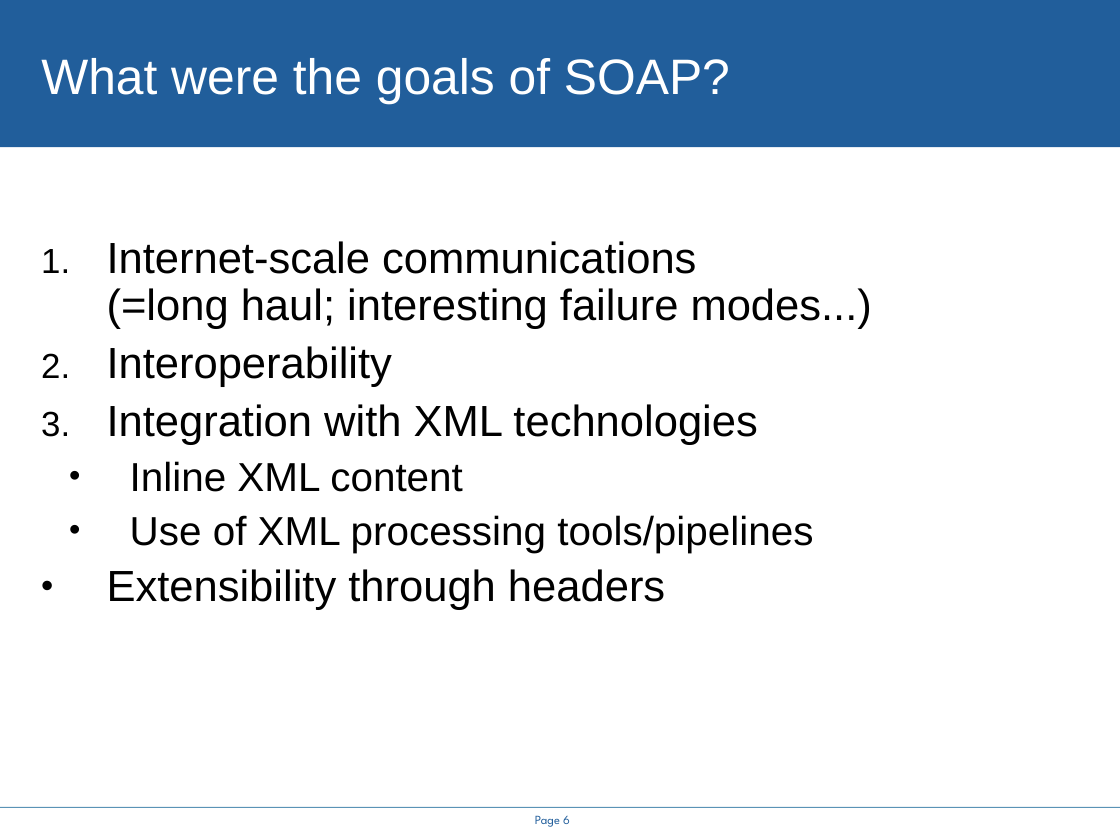
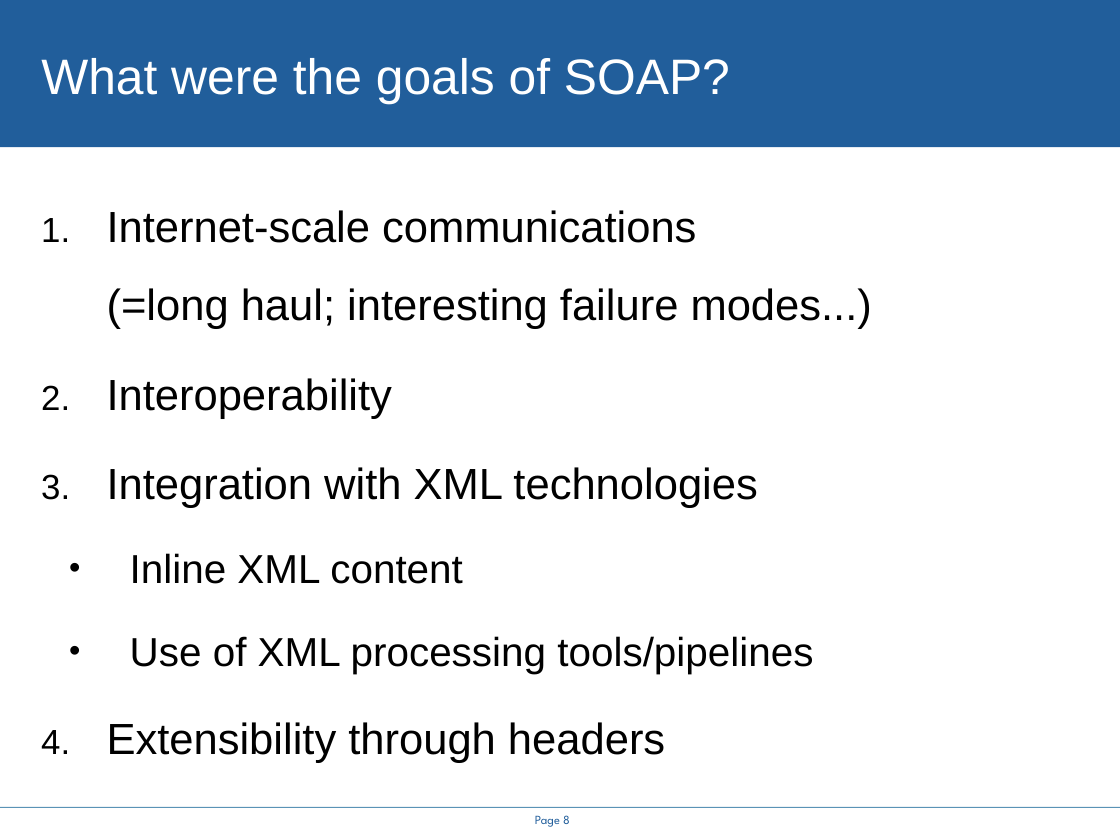
Before and after one commit to rhusar/smartfrog, a slide deck: slide 8 of projects/alpine/doc/icws2005/rethinking_the_java_SOAP_stack.ppt (slide 6 before the commit). Drawn at 1120x840 pixels with LibreOffice and Linux fonts; fonts in the diff are those of the drawing; background and template pictures are left out. Boxes give left, top, right and bottom in pixels: in the first picture for what was removed or moved away, otherwise in the second. Text is boxed around its words. In the diff, an @@ line names an element or a change of style, - is before the commit and + after.

```diff
--- a/projects/alpine/doc/icws2005/rethinking_the_java_SOAP_stack.ppt
+++ b/projects/alpine/doc/icws2005/rethinking_the_java_SOAP_stack.ppt
@@ text "Internet-scale communications (=long haul; interesting ..." at (x1=107, y1=210, x2=872, y2=763): line spacing 0.9 to 1.5; bullet • to 1. @@
@@ page number at (x1=535, y1=815, x2=570, y2=827): text changed @@
-Page 6
+Page 8
```
Also in this commit, not shown: 8 other slides changed, 6 slides added, 2 slides removed, 14 other files.
